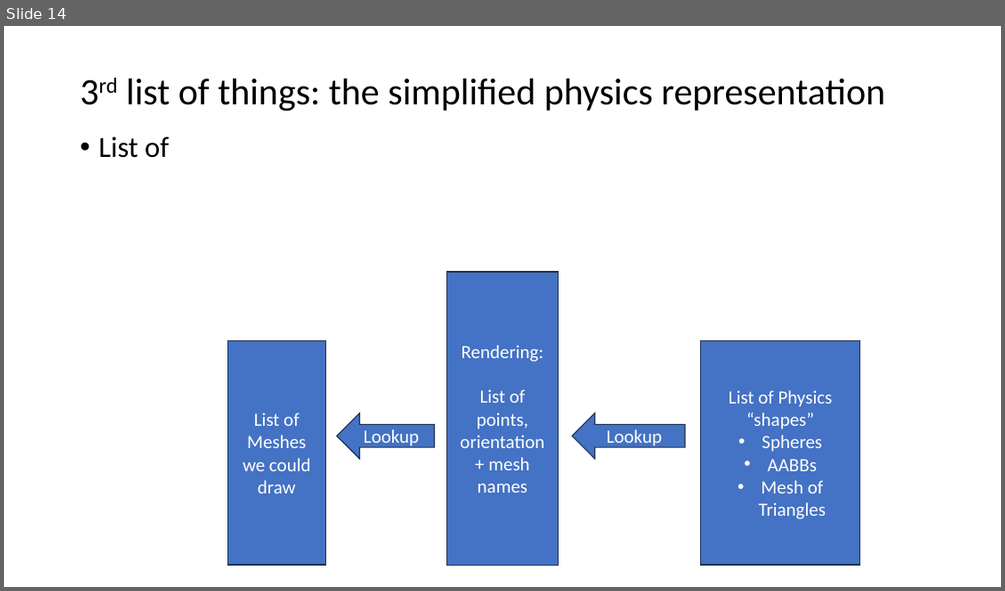
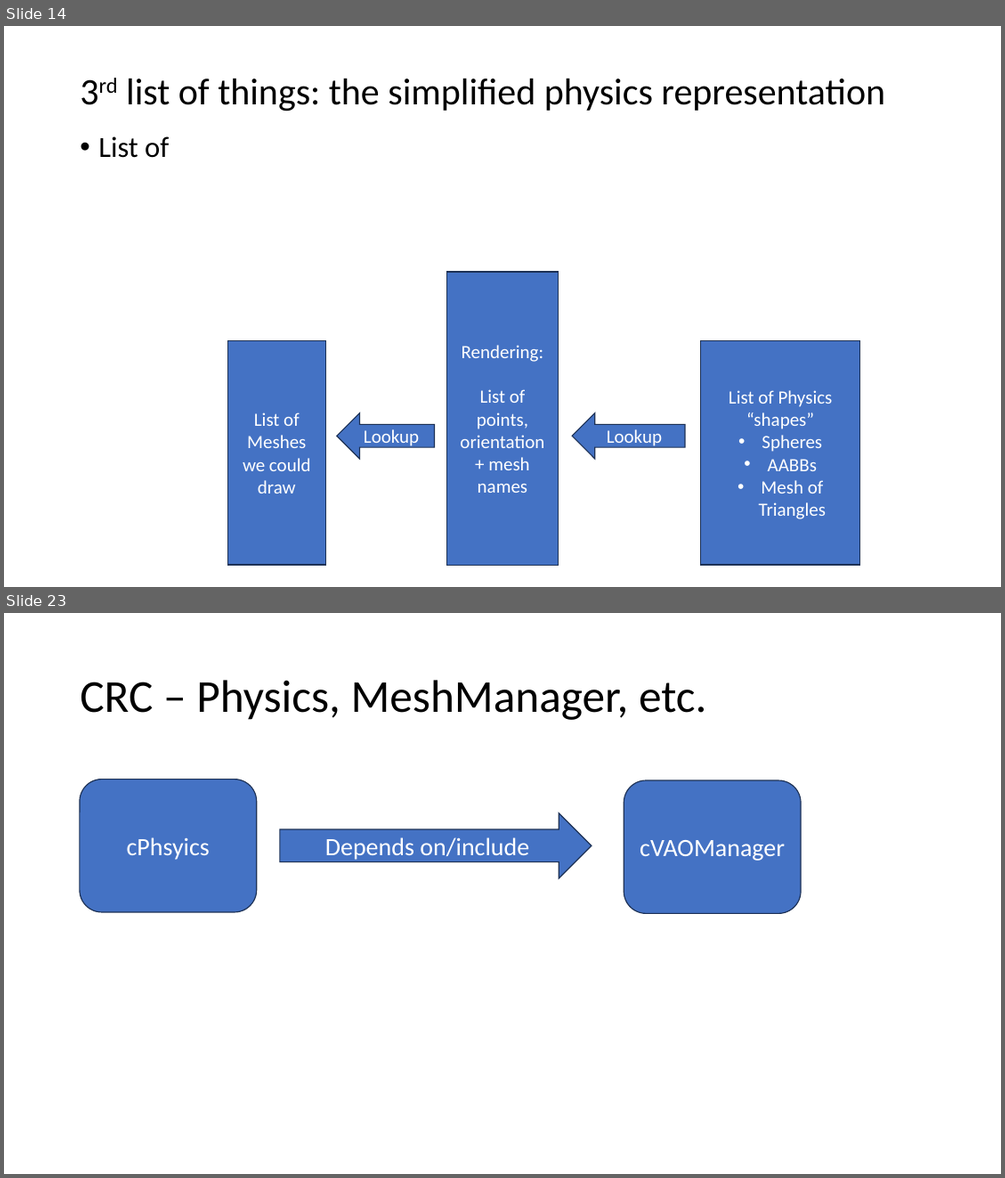
Before and after one commit to FeeneyCodes/GDP202425, a slide deck: 6019_Phys_1/D2D/W02/Collision_Detection (2024).pptx. Shown one above the other, each under a label of ours: slide 14 before the commit, slides 14 and 23 after it; the slides between them are not shown. The pictures are 1005x591 and 1005x1178 pixels, drawn with LibreOffice and Linux fonts; fonts in the diff are those of the drawing. Boxes give left, top, right and bottom in pixels: in the first picture for what was removed or moved away, otherwise in the second. Text is boxed around its words. In the diff, an @@ line names an element or a change of style, - is before the commit and + after.

```diff
--- a/6019_Phys_1/D2D/W02/Collision_Detection (2024).pptx
+++ b/6019_Phys_1/D2D/W02/Collision_Detection (2024).pptx
@@ slide 23 added at [4,613,1001,1174], background #FFFFFF @@
@@ title added at [80,680,706,720], 44 pt, text #000000 @@
+CRC – Physics, MeshManager, etc.
@@ rounded rectangle added at [80,779,257,912], fill #4472C4, outline #1E3256 1 pt, 24 pt, text #FFFFFF @@
+cPhsyics
@@ rounded rectangle added at [624,780,801,914], fill #4472C4, outline #1E3256 1 pt, 24 pt, text #FFFFFF @@
+cVAOManager
@@ right arrow added at [280,812,591,877], fill #4472C4, outline #1E3256 1 pt, 24 pt, text #FFFFFF @@
+Depends on/include
```
Also in this commit, not shown: 1 slide changed, 8 other slides added, 3 other files.
